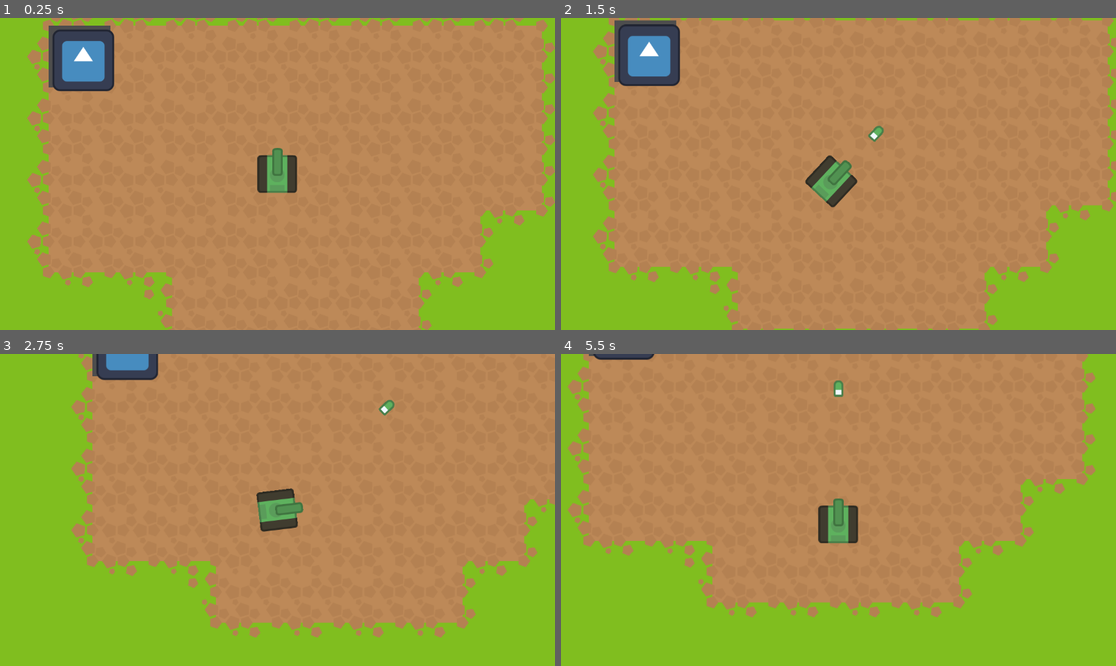
Above: before the commit, frames 1-4 (two rows, left to right).
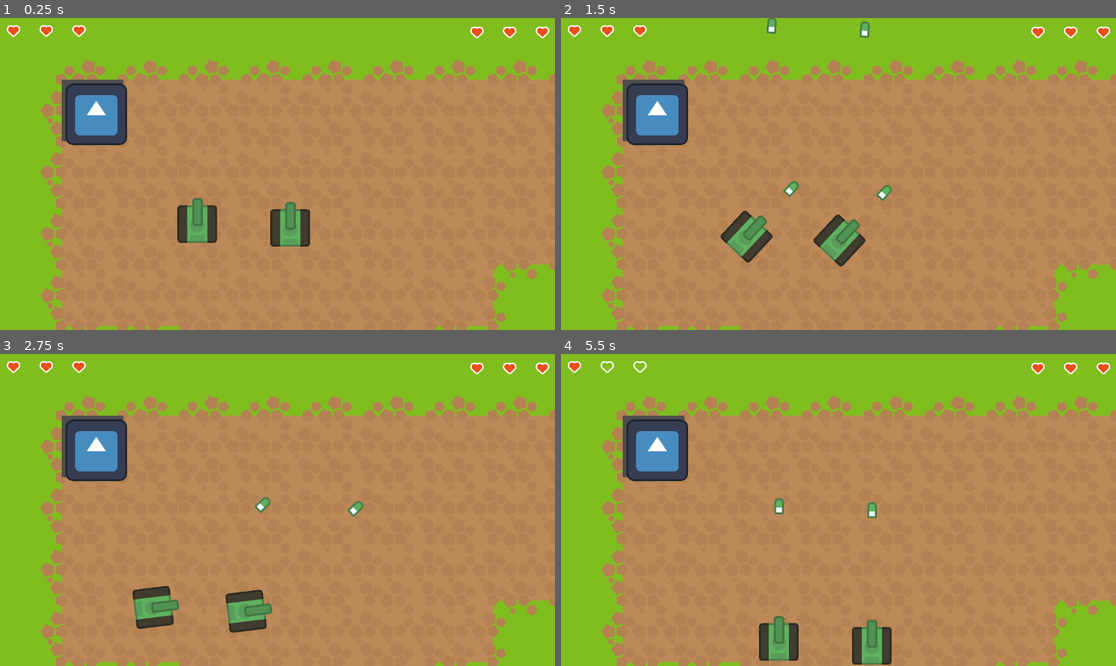
Above: after the commit, the same moments.

Repository: nbonkowski/ophasen-workshop-godot-2024
Game: Godot game, scene res://scenes/game.tscn
Same seed, same stepped clock (60 frames per second), same inputs: the game is played once before the commit and once after it. The engine's default icon, where the game draws it, is replaced by a stand-in: a white triangle on a blue panel in a dark square.
Inputs:
- Up to frame 1 (0.25 s): no input
- Up to frame 2 (1.5 s): tap Enter at 0.5 s; hold D (turn_right) 0.53-1.28 s; tap Space (fire_tank) at 0.6, 1.35 s; hold S (drive_down) from 1.28 s (still down)
- Up to frame 3 (2.75 s): release S (drive_down) at 2.03 s; hold D (turn_right) from 2.03 s (still down); tap Space (fire_tank) at 2.1 s
- Up to frame 4 (5.5 s): release D (turn_right) at 2.78 s; hold W (drive_up) 2.78-3.53 s; tap Space (fire_tank) every 0.75 s from 2.85 to 5.1 s; hold A (turn_left) 3.53-5.03 s; hold S (drive_down) from 5.03 s (still down)

The runs differ from the first frame. In frame 1, 30% of the frame differs, in the area x 1-100%, y 0-100%; in frame 2, 32%; in frame 3, 40%; in frame 4, 51%.

Commit message:
add life bar and health manager

Diff:
--- a/project.godot
+++ b/project.godot
@@ -14,6 +14,10 @@
 run/main_scene="res://scenes/game.tscn"
 config/features=PackedStringArray("4.3", "Forward Plus")
 config/icon="res://icon.svg"
+
+[autoload]
+
+HealthManager="*res://scripts/health_manager.gd"
 
 [input]
 
--- a/scenes/game.tscn
+++ b/scenes/game.tscn
@@ -1,11 +1,16 @@
-[gd_scene load_steps=5 format=4 uid="uid://dyeexi6unj8rj"]
+[gd_scene load_steps=6 format=4 uid="uid://dyeexi6unj8rj"]
 
 [ext_resource type="PackedScene" uid="uid://dp5xlyyl816fv" path="res://scenes/prefabs/player.tscn" id="1_5h4wv"]
 [ext_resource type="Texture2D" uid="uid://ba833pnb2am0a" path="res://icon.svg" id="2_iq3ah"]
 [ext_resource type="PackedScene" uid="uid://cfl4rr56qcoo0" path="res://scenes/prefabs/basic_enemy.tscn" id="3_l5476"]
 [ext_resource type="TileSet" uid="uid://dm8uw7g13jsw6" path="res://sprites/Atlas/game.tres" id="4_3h834"]
+[ext_resource type="PackedScene" uid="uid://da4ftvytaob3s" path="res://scenes/prefabs/life_bar.tscn" id="6_lgrx8"]
 
 [node name="Game" type="Node2D"]
+
+[node name="Player2" parent="." instance=ExtResource("1_5h4wv")]
+position = Vector2(410, 428)
+is_player_two = true
 
 [node name="Player" parent="." instance=ExtResource("1_5h4wv")]
 position = Vector2(603, 436)
@@ -17,13 +22,34 @@
 [node name="BasicEnemy" parent="." instance=ExtResource("3_l5476")]
 position = Vector2(700, 456)
 
-[node name="Layer_Holder" type="Node2D" parent="."]
+[node name="LayerHolder" type="Node2D" parent="."]
 
-[node name="Ground_Details" type="TileMapLayer" parent="Layer_Holder"]
+[node name="Ground_Details" type="TileMapLayer" parent="LayerHolder"]
 tile_map_data = PackedByteArray("AAABAAAABAABAAAAAAACAAAABAABAAAAAAADAAAABAABAAAAAAAEAAAABAABAAAAAAAFAAAABAABAAAAAAAGAA …(400 unchanged characters)…
 tile_set = ExtResource("4_3h834")
 
-[node name="Ground" type="TileMapLayer" parent="Layer_Holder"]
+[node name="Ground" type="TileMapLayer" parent="LayerHolder"]
 z_index = -100
 tile_map_data = PackedByteArray("AAADAAEAAAAAAAAAAAADAAIAAAAAAAAAAAADAAMAAAAAAAAAAAADAAQAAAAAAAAAAAAEAAQAAAAAAAAAAAAFAA …(2080 unchanged characters)…
 tile_set = ExtResource("4_3h834")
+
+[node name="UI" type="Control" parent="."]
+layout_mode = 3
+anchors_preset = 0
+offset_right = 40.0
+offset_bottom = 40.0
+
+[node name="LifeBar" parent="UI" instance=ExtResource("6_lgrx8")]
+layout_mode = 1
+offset_left = 76.0
+offset_top = 7.0
+offset_right = 76.0
+offset_bottom = 7.0
+
+[node name="LifeBar2" parent="UI" instance=ExtResource("6_lgrx8")]
+layout_mode = 1
+offset_left = 1038.0
+offset_top = 10.0
+offset_right = 1038.0
+offset_bottom = 10.0
+player = true
--- /dev/null
+++ b/scenes/prefabs/heart.tscn
@@ -0,0 +1,17 @@
+[gd_scene load_steps=3 format=3 uid="uid://d28xbetn5u1ve"]
+
+[ext_resource type="Script" path="res://scripts/heart_controll.gd" id="1_6gwmh"]
+[ext_resource type="Texture2D" uid="uid://csqhli62xsbs5" path="res://sprites/PNG/Hearts/platformPack_item017.png" id="2_h1xno"]
+
+[node name="Heart" type="TextureRect"]
+anchors_preset = 8
+anchor_left = 0.5
+anchor_top = 0.5
+anchor_right = 0.5
+anchor_bottom = 0.5
+grow_horizontal = 2
+grow_vertical = 2
+size_flags_horizontal = 4
+size_flags_vertical = 4
+texture = ExtResource("2_h1xno")
+script = ExtResource("1_6gwmh")
--- /dev/null
+++ b/scenes/prefabs/life_bar.tscn
@@ -0,0 +1,45 @@
+[gd_scene load_steps=3 format=3 uid="uid://da4ftvytaob3s"]
+
+[ext_resource type="Script" path="res://scripts/life_bar.gd" id="1_y36e8"]
+[ext_resource type="Texture2D" uid="uid://csqhli62xsbs5" path="res://sprites/PNG/Hearts/platformPack_item017.png" id="2_jy5w5"]
+
+[node name="LifeBar" type="Control"]
+layout_mode = 3
+anchors_preset = 8
+anchor_left = 0.5
+anchor_top = 0.5
+anchor_right = 0.5
+anchor_bottom = 0.5
+grow_horizontal = 2
+grow_vertical = 2
+size_flags_horizontal = 4
+script = ExtResource("1_y36e8")
+
+[node name="HBoxContainer" type="HBoxContainer" parent="."]
+layout_mode = 1
+anchors_preset = 8
+anchor_left = 0.5
+anchor_top = 0.5
+anchor_right = 0.5
+anchor_bottom = 0.5
+offset_left = -20.0
+offset_top = -20.0
+offset_right = 20.0
+offset_bottom = 20.0
+grow_horizontal = 2
+grow_vertical = 2
+
+[node name="FirstHeart" type="TextureRect" parent="HBoxContainer"]
+visible = false
+layout_mode = 2
+texture = ExtResource("2_jy5w5")
+
+[node name="SecondHeart" type="TextureRect" parent="HBoxContainer"]
+visible = false
+layout_mode = 2
+texture = ExtResource("2_jy5w5")
+
+[node name="ThirdHeart" type="TextureRect" parent="HBoxContainer"]
+visible = false
+layout_mode = 2
+texture = ExtResource("2_jy5w5")
--- a/scenes/prefabs/player.tscn
+++ b/scenes/prefabs/player.tscn
@@ -5,26 +5,36 @@
 [ext_resource type="Texture2D" uid="uid://b4h5dm1gxontt" path="res://sprites/PNG/Tanks/barrelGreen_outline.png" id="3_1yots"]
 
 [sub_resource type="RectangleShape2D" id="RectangleShape2D_0c0t3"]
-size = Vector2(79, 76)
+size = Vector2(83, 78)
 
-[node name="Player" type="Node2D"]
-
-[node name="CharacterBody2D" type="CharacterBody2D" parent="."]
+[node name="CharacterBody2D" type="CharacterBody2D"]
 script = ExtResource("2_lp258")
 
-[node name="Tank" type="Sprite2D" parent="CharacterBody2D"]
+[node name="Tank" type="Sprite2D" parent="."]
 texture = ExtResource("2_tkg60")
 
-[node name="Barrel" type="Sprite2D" parent="CharacterBody2D"]
+[node name="Barrel" type="Sprite2D" parent="."]
 position = Vector2(0, -25)
 texture = ExtResource("3_1yots")
 
-[node name="CollisionShape2D" type="CollisionShape2D" parent="CharacterBody2D"]
+[node name="CollisionShape" type="CollisionShape2D" parent="."]
 position = Vector2(-0.5, 0)
 shape = SubResource("RectangleShape2D_0c0t3")
 
-[node name="Camera2D" type="Camera2D" parent="CharacterBody2D"]
+[node name="Camera2D" type="Camera2D" parent="."]
+visible = false
+enabled = false
 position_smoothing_enabled = true
 
-[node name="Projectile_Marker" type="Marker2D" parent="CharacterBody2D"]
+[node name="Projectile_Marker" type="Marker2D" parent="."]
 position = Vector2(0, -60)
+
+[node name="Area2D" type="Area2D" parent="."]
+
+[node name="HitBox" type="CollisionShape2D" parent="Area2D"]
+position = Vector2(-0.5, 0)
+shape = SubResource("RectangleShape2D_0c0t3")
+
+[node name="Player" type="Node2D" parent="."]
+
+[connection signal="area_entered" from="Area2D" to="." method="_on_area_2d_area_entered"]
--- a/scenes/prefabs/tank_projectile.tscn
+++ b/scenes/prefabs/tank_projectile.tscn
@@ -5,7 +5,7 @@
 
 [sub_resource type="CapsuleShape2D" id="CapsuleShape2D_qe1jf"]
 
-[node name="TankProjectile" type="Area2D"]
+[node name="TankProjectile" type="Area2D" groups=["TankProjectile"]]
 script = ExtResource("1_00fdg")
 
 [node name="Sprite2D" type="Sprite2D" parent="."]
@@ -18,5 +18,6 @@
 [node name="Timer" type="Timer" parent="."]
 autostart = true
 
+[connection signal="area_entered" from="." to="." method="_on_area_entered"]
 [connection signal="body_entered" from="." to="." method="_on_body_entered"]
 [connection signal="timeout" from="Timer" to="." method="_on_timer_timeout"]
--- /dev/null
+++ b/scripts/health_manager.gd
@@ -0,0 +1,19 @@
+extends Node2D
+
+@export var max_player_health = 3
+var player_one_health
+var player_two_health
+
+signal update_health(health, player)
+
+# Called when the node enters the scene tree for the first time.
+func _ready() -> void:
+	player_one_health = max_player_health
+	player_two_health = max_player_health
+
+func decreas_health(damage: int, player: bool):
+	if player == false :
+		player_one_health -= damage
+	elif player == true:
+		player_two_health -= damage
+	update_health.emit(player_two_health if player else player_one_health, player)
--- /dev/null
+++ b/scripts/heart_controll.gd
@@ -0,0 +1,19 @@
+extends TextureRect
+
+@onready var heart_texture_full = preload("res://sprites/PNG/Hearts/platformPack_item017.png")
+@onready var heart_texture_empty = preload("res://sprites/PNG/Hearts/platformPack_item005.png")
+
+
+@export var is_active = true
+
+
+# Called when the node enters the scene tree for the first time.
+func _ready() -> void:
+	update_icon(is_active)
+
+func update_icon(is_active:bool):
+	self.is_active = is_active
+	if (is_active):
+		texture = heart_texture_full
+	else:
+		texture = heart_texture_empty
--- /dev/null
+++ b/scripts/life_bar.gd
@@ -0,0 +1,26 @@
+extends Control
+
+@onready var heart_prefab = preload("res://scenes/prefabs/heart.tscn")
+#player one = 0 player two = 1
+@export var player :bool = 0
+
+@onready var max_health = HealthManager.max_player_health
+var hearts = []
+
+
+# Called when the node enters the scene tree for the first time.
+func _ready() -> void:
+	HealthManager.connect("update_health", update_health)
+	for i in range(max_health):
+		hearts.append(heart_prefab.instantiate())
+		$HBoxContainer.add_child(hearts[i])
+
+
+# Called every frame. 'delta' is the elapsed time since the previous frame.
+func _process(delta: float) -> void:
+	pass
+
+func update_health(health: int, player: bool):
+	if self.player == player:
+		for i in range(health % max_health, max_health):
+			hearts[i].update_icon(false)
--- a/scripts/player_movement.gd
+++ b/scripts/player_movement.gd
@@ -2,6 +2,7 @@
 
 @export var speed = 180
 @export var rotation_speed = 1
+@export var is_player_two = false
 
 @onready var PROJECTILE = preload("res://scenes/prefabs/tank_projectile.tscn")
 
@@ -20,3 +21,9 @@
 	get_input()
 	rotation += rotation_direction * rotation_speed * delta
 	move_and_slide()
+
+
+#is called when hit by a projectile
+func _on_area_2d_area_entered(area: Area2D) -> void:
+	if area.is_in_group("TankProjectile"):
+		HealthManager.decreas_health(1,is_player_two)
--- a/scripts/projectile_movement.gd
+++ b/scripts/projectile_movement.gd
@@ -18,8 +18,7 @@
 
 
 func _on_timer_timeout() -> void:
-	explode() # Replace with function body.
+	explode()
 
-
-func _on_body_entered(body: Node2D) -> void:
+func _on_area_entered(area: Area2D) -> void:
 	explode()
